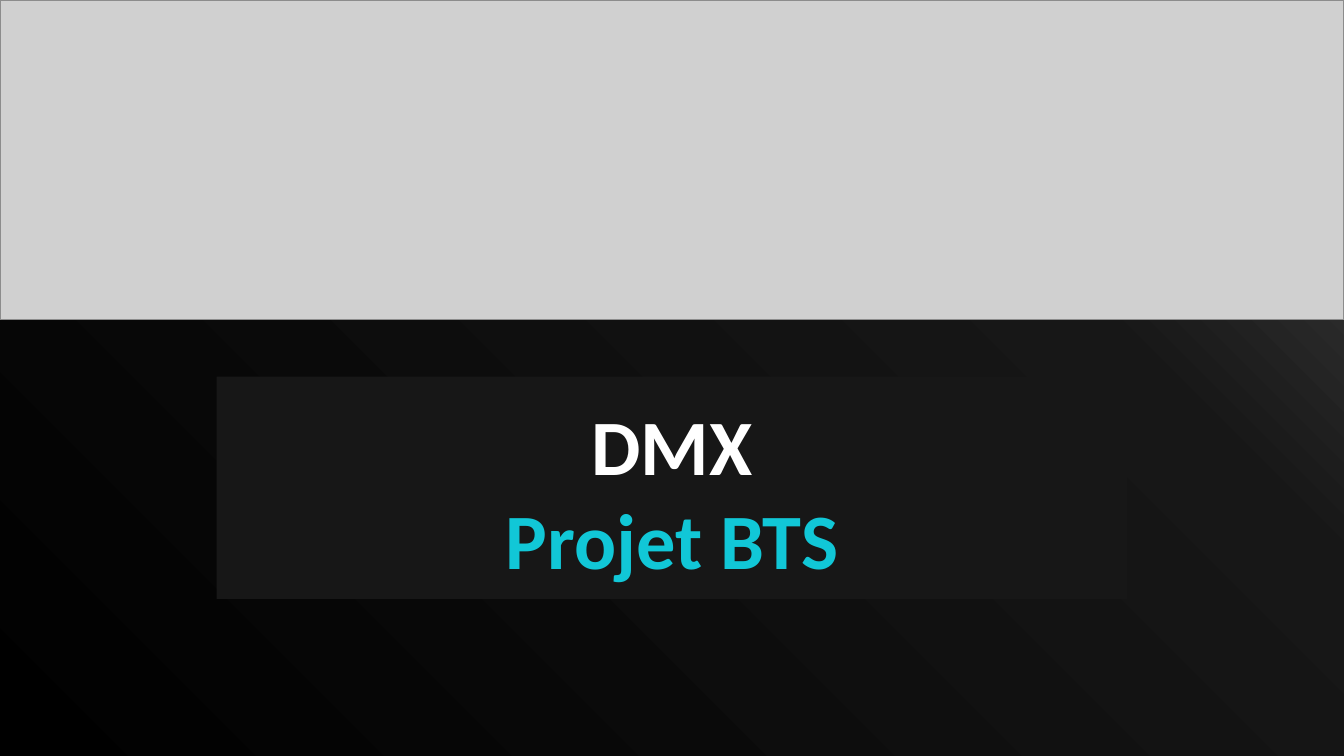
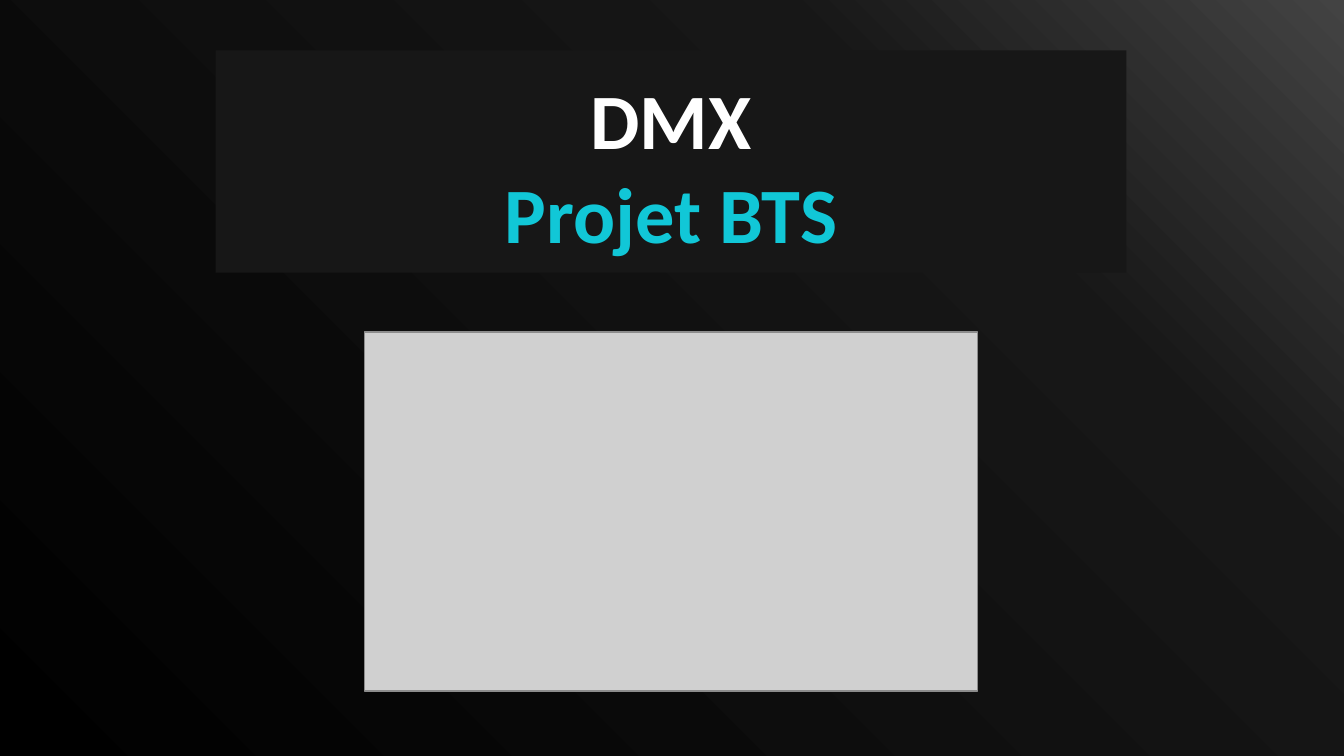
Before and after one commit to LeducJean/ProjetDMX, a slide deck: slide 1 of documentation/Powerpoint projet DMX.pptx. Drawn at 1344x756 pixels with LibreOffice and Linux fonts; fonts in the diff are those of the drawing; grey boxes stand for pictures; background and template pictures are left out. Boxes give left, top, right and bottom in pixels: in the first picture for what was removed or moved away, otherwise in the second. Text is boxed around its words. In the diff, an @@ line names an element or a change of style, - is before the commit and + after.

```diff
--- a/documentation/Powerpoint projet DMX.pptx
+++ b/documentation/Powerpoint projet DMX.pptx
@@ picture removed at (0, 0, 1344, 320) @@
@@ title "DMX Projet BTS": place and size @@
-title "DMX Projet BTS" at (216, 376, 1128, 598)
+title "DMX Projet BTS" at (215, 50, 1126, 271)
@@ picture added at (364, 332, 977, 691) @@
```
Also in this commit, not shown: 12 other slides changed, 20 other files.
